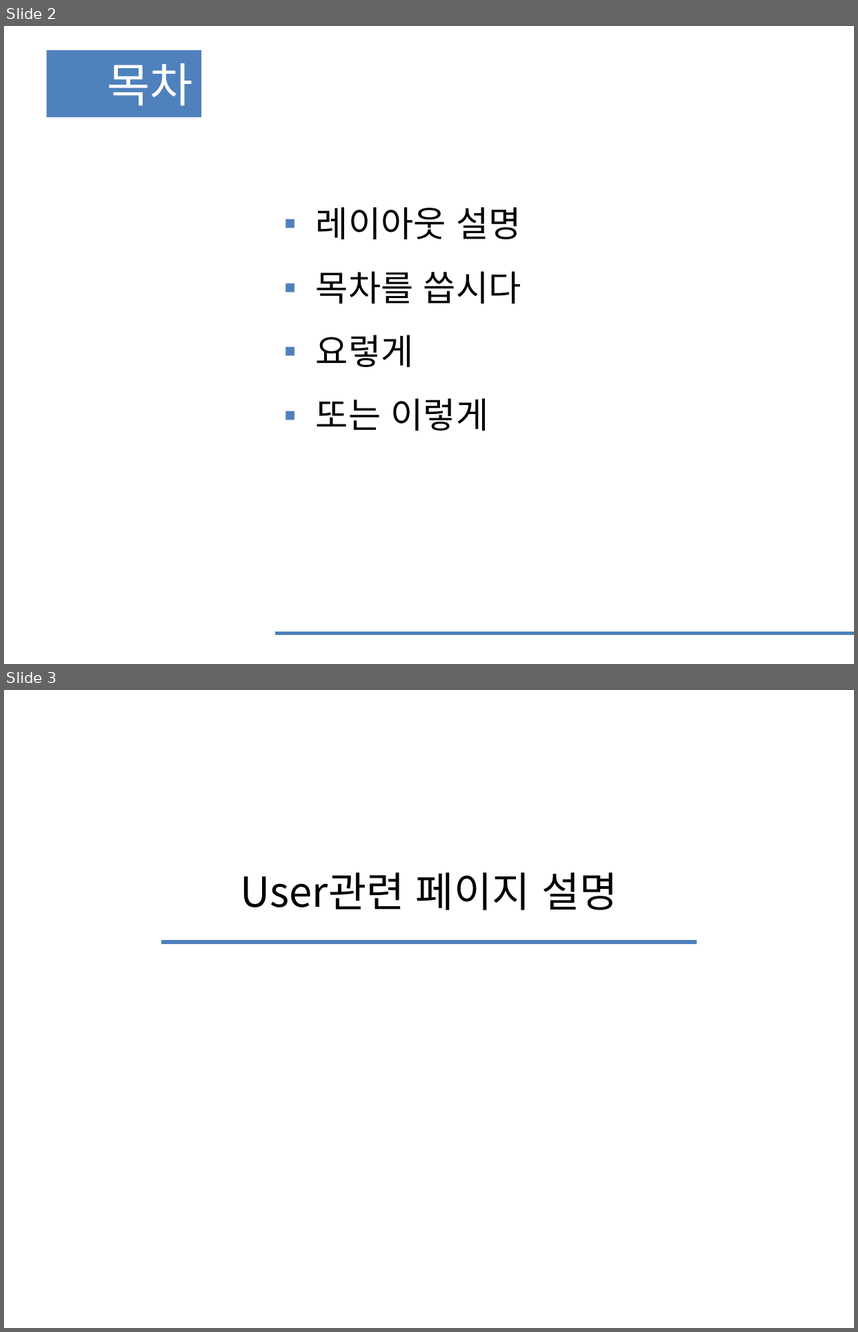
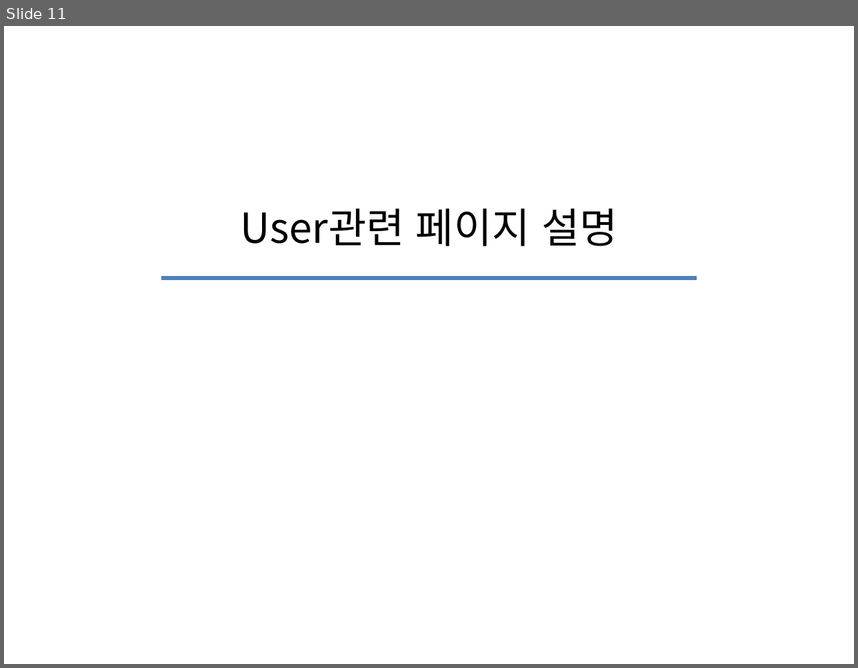
Before and after one commit to moon70717/iot_spring, a slide deck: iot_spring2/src/main/webapp/WEB-INF/views/db/main/iot_study2.pptx. Shown one above the other, each under a label of ours: slides 2 and 3 before the commit, slide 11 after it. The pictures are 858x1332 and 858x668 pixels, drawn with LibreOffice and Linux fonts; fonts in the diff are those of the drawing. Boxes give left, top, right and bottom in pixels: in the first picture for what was removed or moved away, otherwise in the second. Text is boxed around its words. In the diff, an @@ line names an element or a change of style, - is before the commit and + after.

```diff
--- a/iot_spring2/src/main/webapp/WEB-INF/views/db/main/iot_study2.pptx
+++ b/iot_spring2/src/main/webapp/WEB-INF/views/db/main/iot_study2.pptx
@@ slide 2 removed at (x1=4, y1=26, x2=854, y2=664), background #FFFFFF @@
@@ title removed at (x1=47, y1=51, x2=201, y2=118) @@
-목차
@@ text removed at (x1=316, y1=207, x2=522, y2=430) @@
-▪ 레이아웃 설명
-▪ 목차를 씁시다
-▪ 요렇게
-▪ 또는 이렇게
@@ line removed from (275, 633) to (854, 633) @@
@@ what was slide 3 is now slide 11 @@
```
Also in this commit, not shown: 1 slide changed, 9 slides added, 6 other files.
